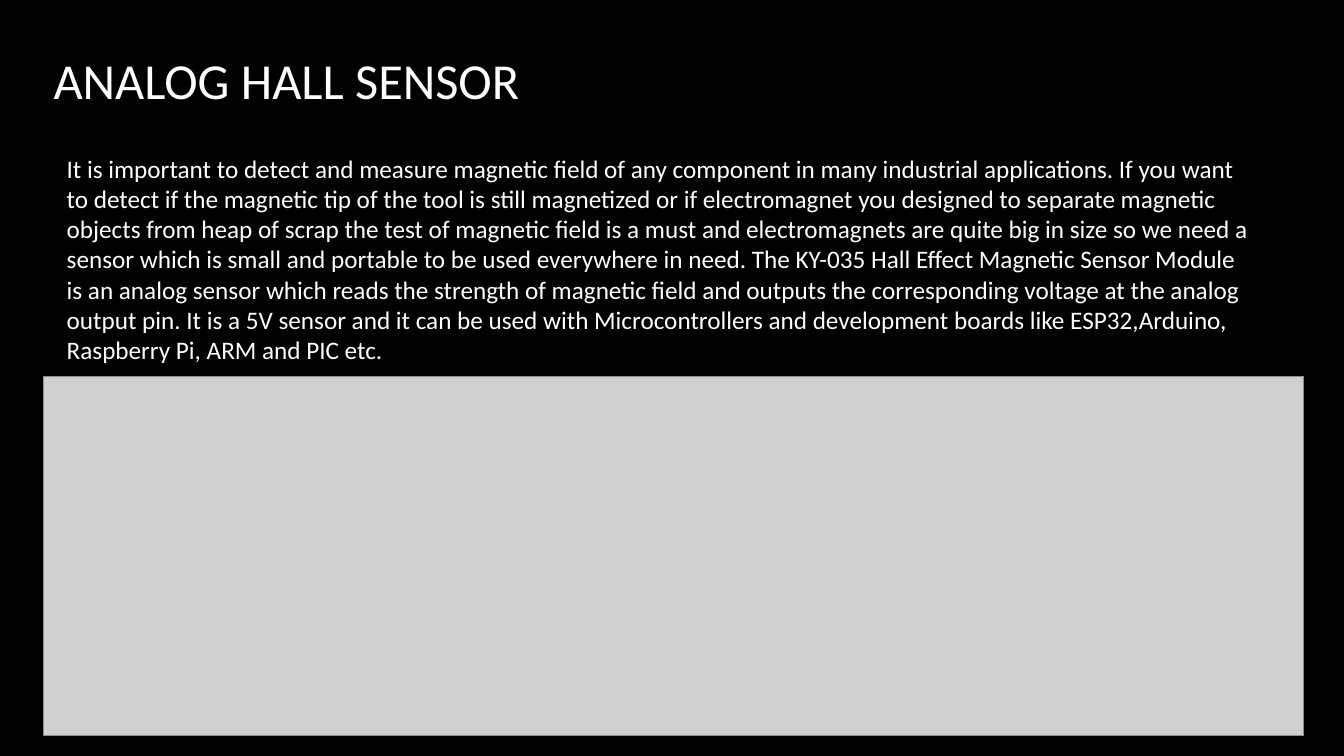
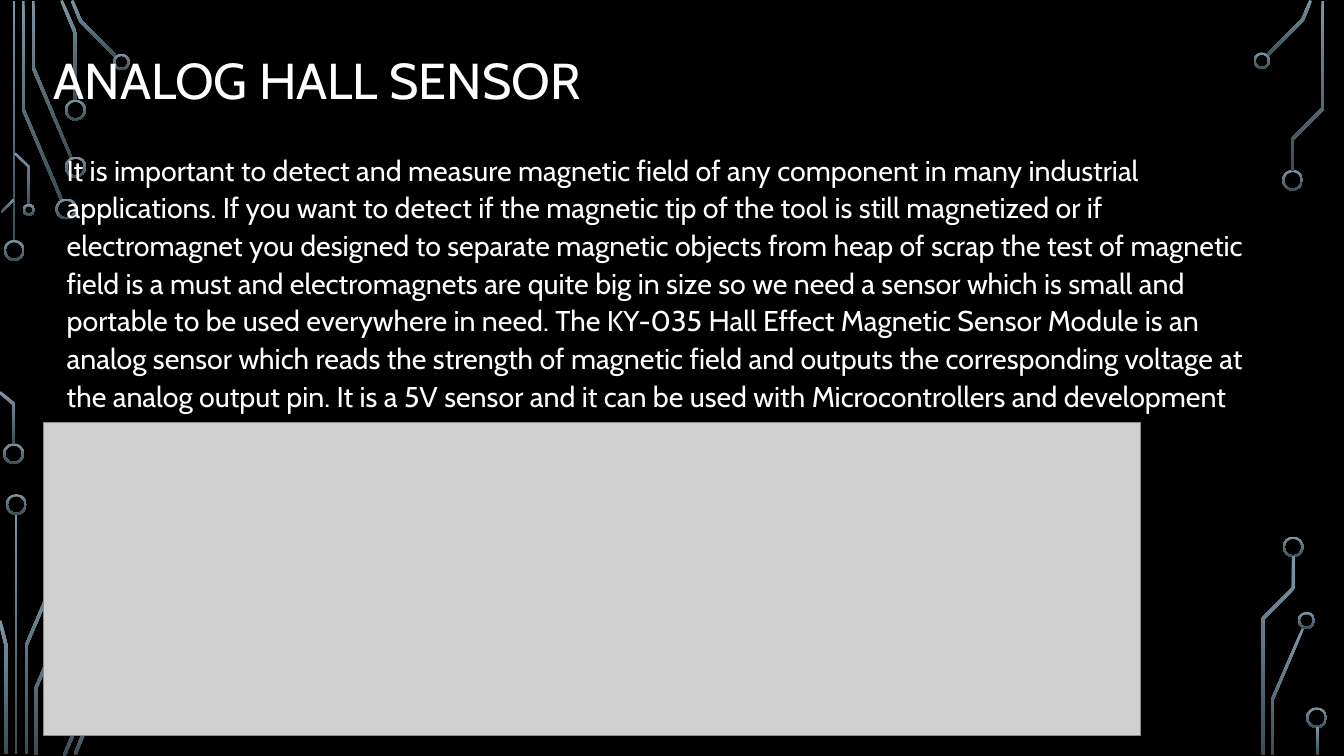
Before and after one commit to Saishivareddy/Smart-Metal-Detection, a slide deck: slide 9 of smart METAL Detector.pptx. Drawn at 1344x756 pixels with LibreOffice and Linux fonts; fonts in the diff are those of the drawing; grey boxes stand for pictures; background and template pictures are left out. Boxes give left, top, right and bottom in pixels: in the first picture for what was removed or moved away, otherwise in the second. Text is boxed around its words. In the diff, an @@ line names an element or a change of style, - is before the commit and + after.

```diff
--- a/smart METAL Detector.pptx
+++ b/smart METAL Detector.pptx
@@ title "ANALOG HALL SENSOR": place and size @@
-title "ANALOG HALL SENSOR" at bbox=[54, 66, 519, 100]
+title "ANALOG HALL SENSOR" at bbox=[54, 57, 581, 110]
@@ title "ANALOG HALL SENSOR" at bbox=[54, 57, 581, 110]: font Calibri to Cabin; line spacing 1 to 0.9 @@
@@ text "It is important to detect ..." at bbox=[67, 157, 1243, 423]: size 18 to 20.4 pt, font Calibri to Cabin; line spacing 1 to 1.1; vertical alignment middle to top @@
@@ picture: place and size @@
-picture at bbox=[43, 376, 1304, 735]
+picture at bbox=[43, 422, 1141, 735]
@@ group added at bbox=[0, 0, 1328, 756]: 29 freeform shapes, 3 rectangles @@
```
Also in this commit, not shown: 9 other slides changed, 10 slides added, 2 slides removed.
